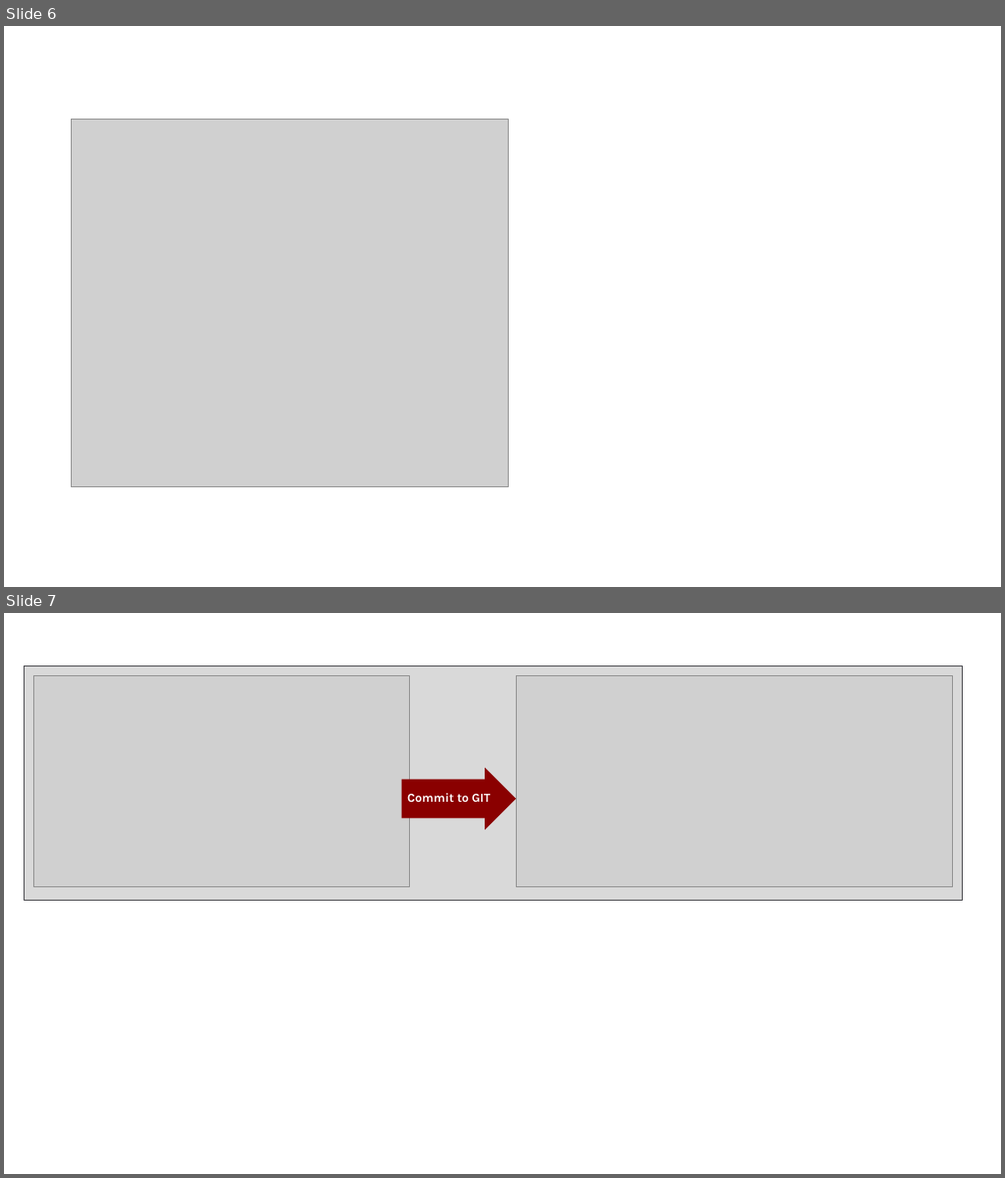
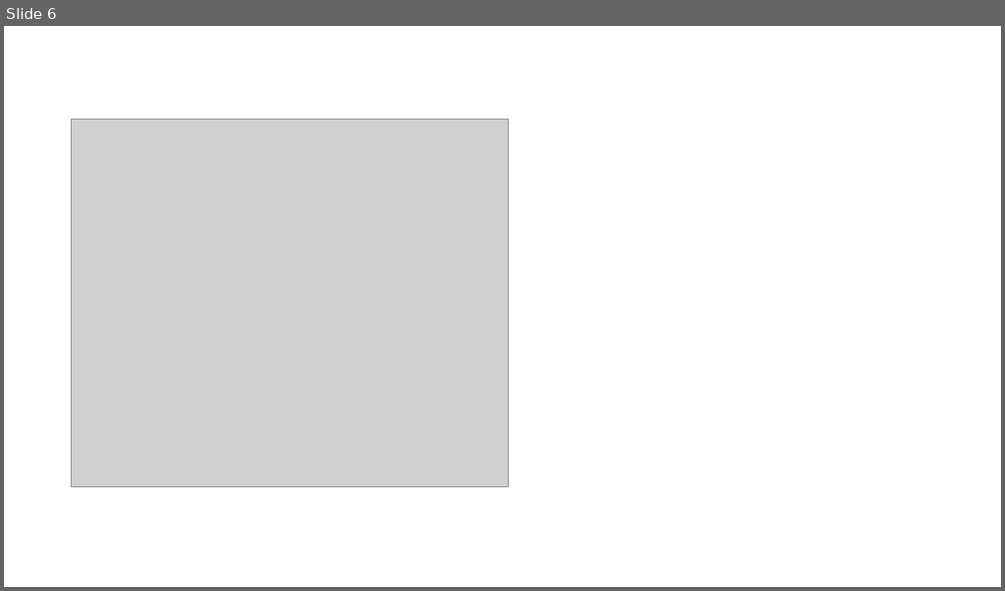
Before and after one commit to FabricDevCamp/fabric-cicd-whitepaper, a slide deck: Part 1 - Overview of Fabric CICD.pptx. Shown one above the other, each under a label of ours: slides 6 and 7 before the commit, slide 6 after it. The pictures are 1005x1178 and 1005x591 pixels, drawn with LibreOffice and Linux fonts; fonts in the diff are those of the drawing; grey boxes stand for pictures. Boxes give left, top, right and bottom in pixels: in the first picture for what was removed or moved away, otherwise in the second. Text is boxed around its words. In the diff, an @@ line names an element or a change of style, - is before the commit and + after.

```diff
--- a/Part 1 - Overview of Fabric CICD.pptx
+++ b/Part 1 - Overview of Fabric CICD.pptx
@@ slide 7 removed at box(4, 613, 1001, 1174), background #FFFFFF @@
@@ rectangle removed at box(24, 666, 963, 900) @@
@@ picture removed at box(33, 675, 409, 887) @@
@@ picture removed at box(516, 675, 953, 887) @@
@@ right arrow removed at box(401, 768, 516, 830) @@
-Commit to GIT
```
Also in this commit, not shown: 1 slide changed, 7 slides added, 2 other slides removed, 1 other file.
